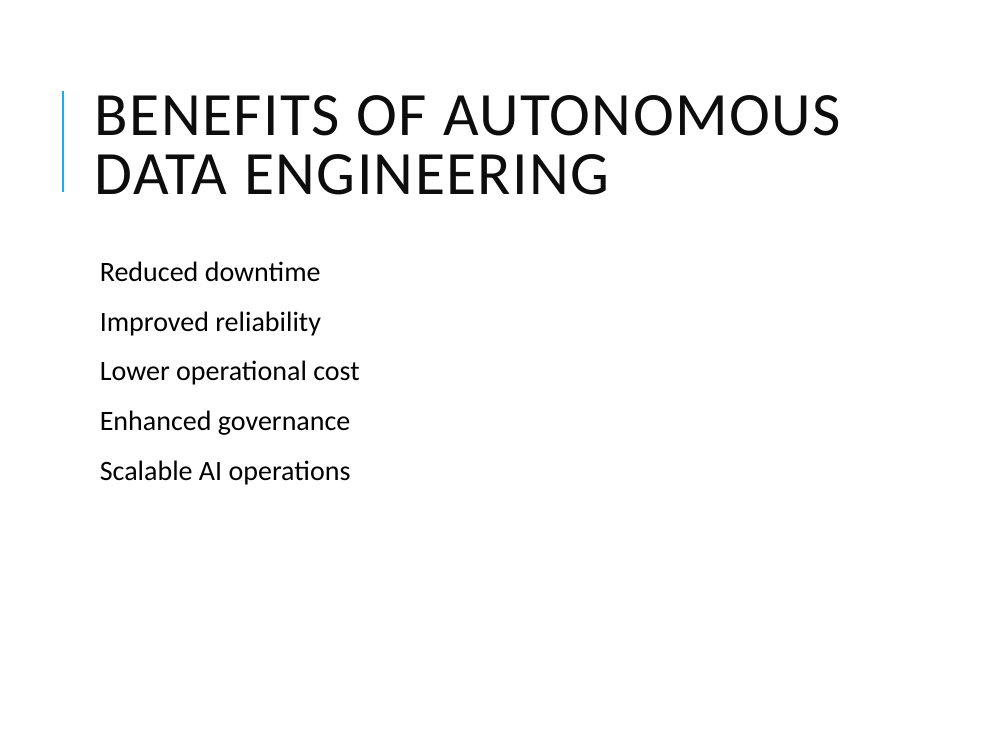
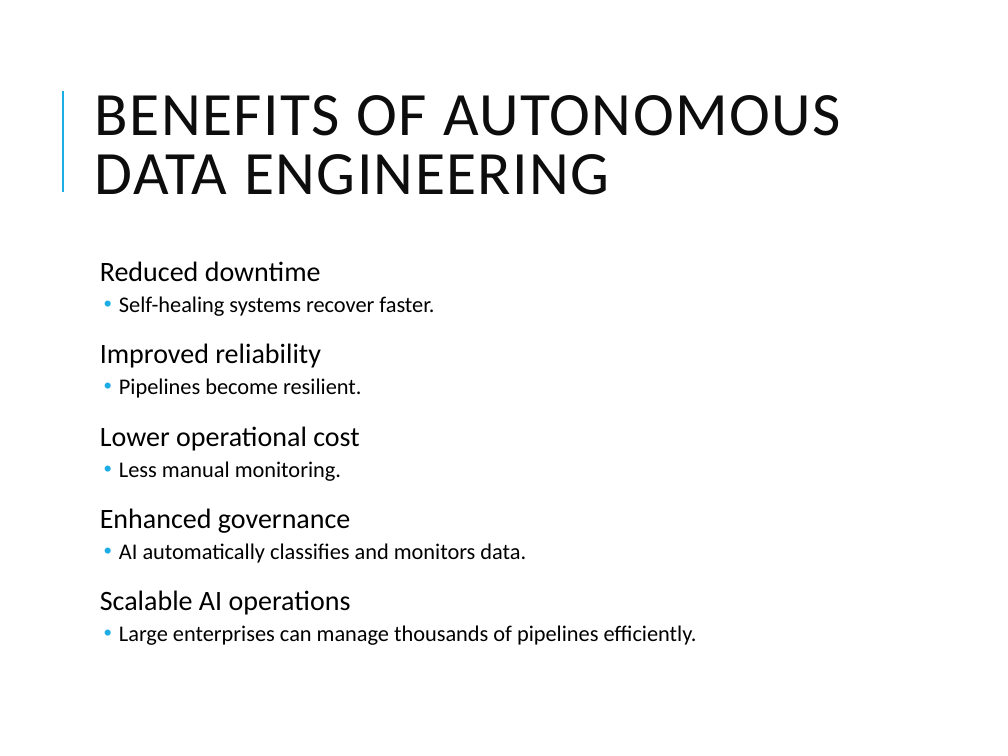
Before and after one commit to vikash-verma-profile/SIG-GENAI-May-2026, a slide deck: slide 39 of Week-3/Day-2/Autonomous_AI_Data_Quality_Self_Healing_Pipelines.pptx (slide 15 before the commit). Drawn at 1008x756 pixels with LibreOffice and Linux fonts; fonts in the diff are those of the drawing. Boxes give left, top, right and bottom in pixels: in the first picture for what was removed or moved away, otherwise in the second. Text is boxed around its words. In the diff, an @@ line names an element or a change of style, - is before the commit and + after.

```diff
--- a/Week-3/Day-2/Autonomous_AI_Data_Quality_Self_Healing_Pipelines.pptx
+++ b/Week-3/Day-2/Autonomous_AI_Data_Quality_Self_Healing_Pipelines.pptx
@@ text at (x1=119, y1=296, x2=434, y2=316): paragraph added @@
+  • Self-healing systems recover faster.
@@ text at (x1=119, y1=378, x2=361, y2=398): paragraph added @@
+  • Pipelines become resilient.
@@ text at (x1=119, y1=461, x2=341, y2=481): paragraph added @@
+  • Less manual monitoring.
@@ text at (x1=119, y1=543, x2=526, y2=563): paragraph added @@
+  • AI automatically classifies and monitors data.
@@ text at (x1=119, y1=625, x2=697, y2=645): paragraph added @@
+  • Large enterprises can manage thousands of pipelines efficiently.
```
Also in this commit, not shown: 10 other slides changed, 26 slides added, 2 other files.
